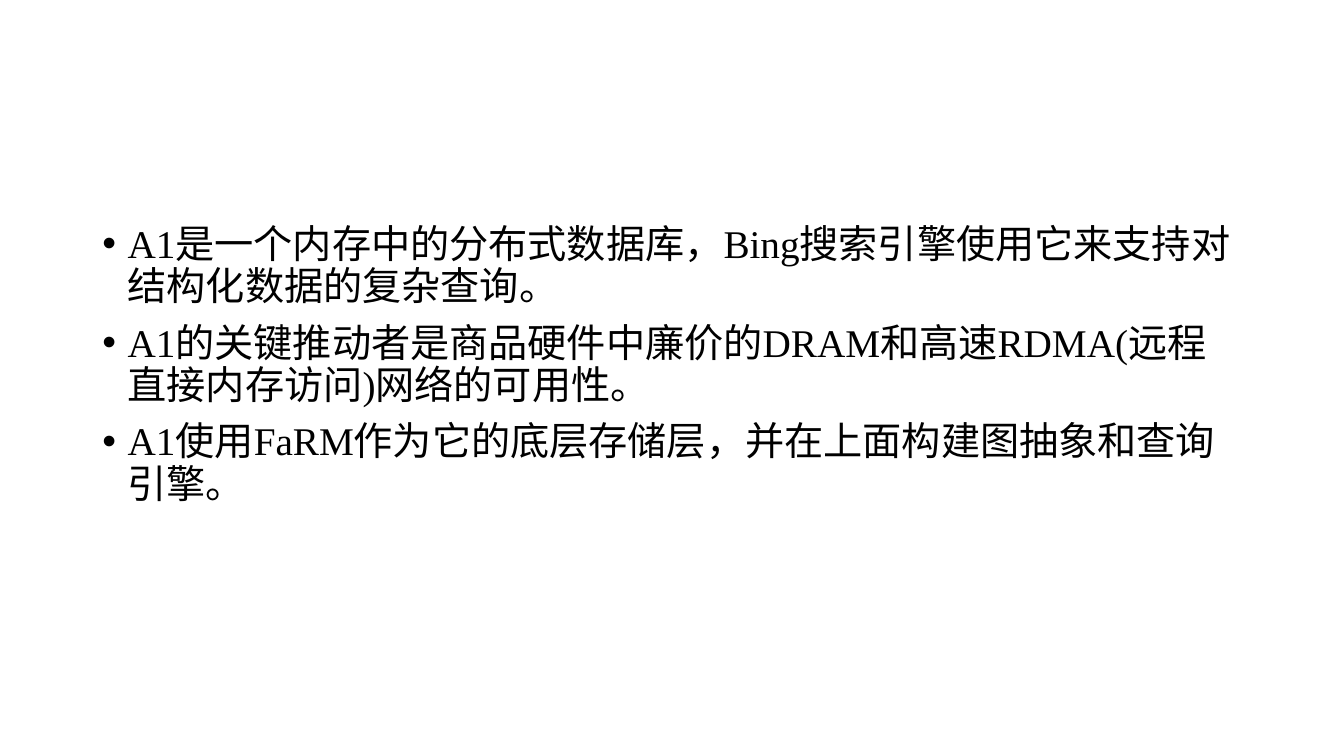
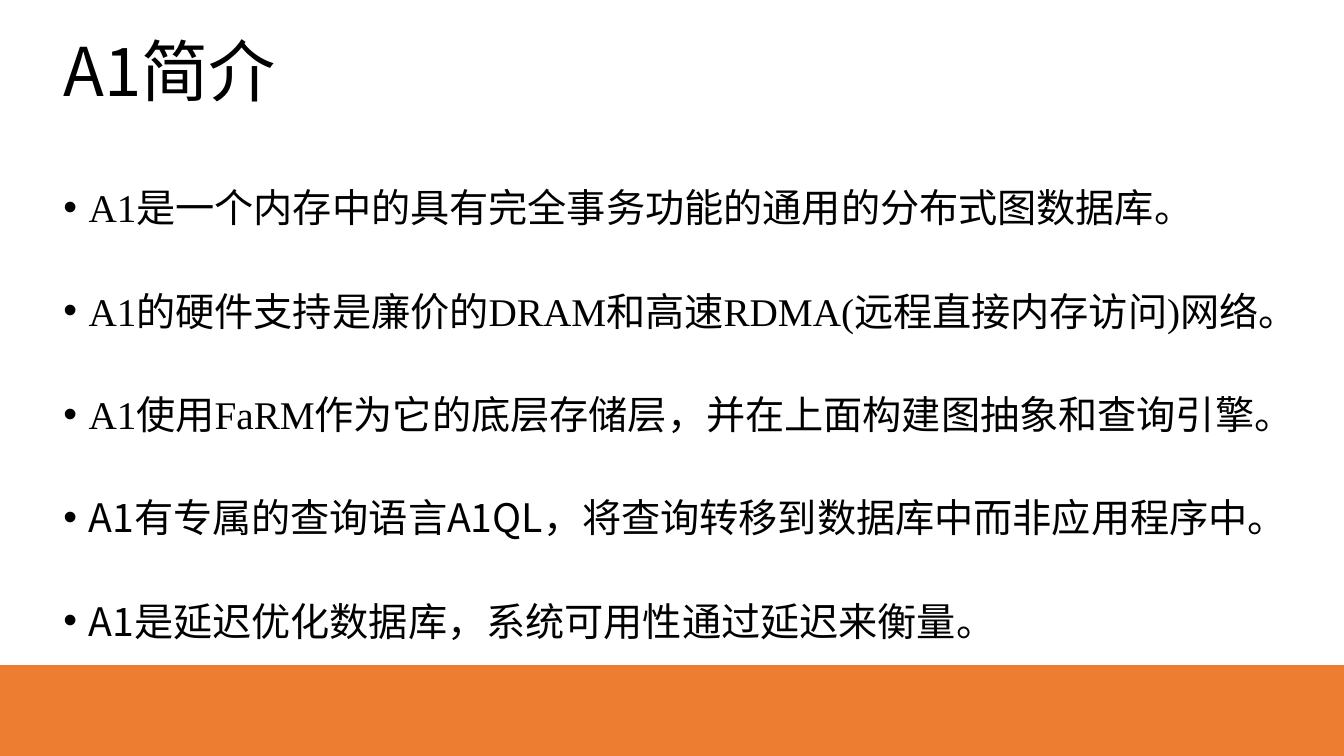
Before and after one commit to HEU-CS/new-database-Yeecoder, a slide deck: slide 2 of S320067135赵博文.pptx. Drawn at 1344x756 pixels with LibreOffice and Linux fonts; fonts in the diff are those of the drawing. Boxes give left, top, right and bottom in pixels: in the first picture for what was removed or moved away, otherwise in the second. Text is boxed around its words. In the diff, an @@ line names an element or a change of style, - is before the commit and + after.

```diff
--- a/S320067135赵博文.pptx
+++ b/S320067135赵博文.pptx
@@ background #FFFFFF to gradient #FFFFFF to #ED7D31 @@
@@ text added at <box>63,39,276,102</box>, 48 pt, text #000000 @@
+A1简介
@@ text "A1是一个内存中的具有完全事务功能的通用的分布式图数据库。": place and size @@
-text "A1是一个内存中的具有完全事务功能的通用的分布式图数据库。" at <box>128,227,1231,501</box>
+text "A1是一个内存中的具有完全事务功能的通用的分布式图数据库。" at <box>89,192,1298,640</box>
@@ text at <box>89,192,1298,333</box>: text changed @@
-• A1是一个内存中的分布式数据库，Bing搜索引擎使用它来支持对结构化数据的复杂查询。
-• A1的关键推动者是商品硬件中廉价的DRAM和高速RDMA(远程直接内存访问)网络的可用性。
+• A1是一个内存中的具有完全事务功能的通用的分布式图数据库。
+• A1的硬件支持是廉价的DRAM和高速RDMA(远程直接内存访问)网络。
@@ text at <box>89,399,1294,433</box>: line spacing 0.9 to 0.8 @@
@@ text at <box>89,499,1287,640</box>: paragraphs added @@
+• A1有专属的查询语言A1QL，将查询转移到数据库中而非应用程序中。
+• A1是延迟优化数据库，系统可用性通过延迟来衡量。
```
Also in this commit, not shown: 4 other slides changed, 5 slides added, 14 slides removed, 1 other file.
